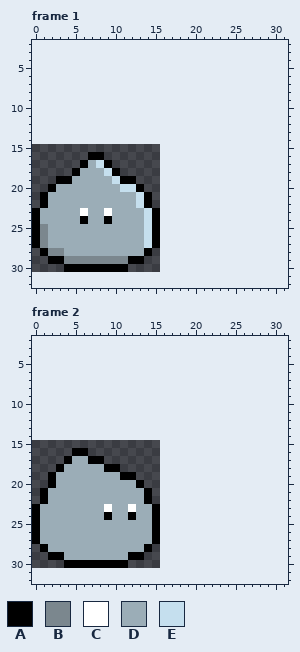
Two states of a pixel-art file, Assets/Visuals/Sprites/BLOB.aseprite. The picture above was drawn from the file before the commit.
16x16 pixels, 2 frames. Shown: frame 1: x 0..31, y 2..32; frame 2: x 0..31, y 2..32. The old version is drawn lined up with the new one, on the new canvas. The commit also changed other frames, which this record leaves out.
Palette (. is transparent): A #000000  B #7b878e  C #ffffff  D #9badb7  E #c5dfee
The result:
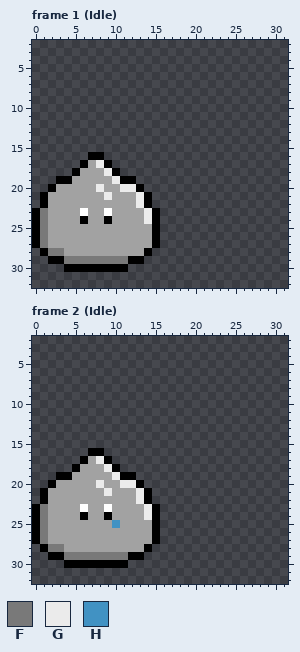
Colours new in this view: F #797979  G #ebebeb  H #4192c3
The exact change:
canvas 16x16 -> 32x47, the old top-left corner now at 0,15
Colour D changes from #9badb7 to #a2a2a2.
Frame 1 (Idle):
Colour E gives way to colour D in rows 25 to 27 at x 14.
Colour B gives way to colour F in rows 25 to 27 at x 1; in row 28 at x 2 to 3; in row 29 at x 4 to 11.
Colour D gives way to colour F in rows 23 to 24 at x 1.
Colour D gives way to colour G in row 20 at x 8; in row 21 at x 9.
Colour E gives way to colour G in row 17 at x 8; in row 18 at x 9; in row 19 at x 10; in row 20 at x 11 to 12; in rows 21 to 22 at x 13; in rows 23 to 24 at x 14.
Frame 2 (Idle):
The edit adds colour A in row 16 at x 7 to 8; in row 17 at x 9.
Colour D gives way to colour A in row 17 at x 6; in row 18 at x 5; in row 19 at x 3 to 4; in row 24 at x 6.
Colour D gives way to colour C in row 23 at x 6.
Colour A gives way to colour D in row 17 at x 7; in row 24 at x 12.
Colour C gives way to colour D in row 23 at x 12.
Colour D gives way to colour F in rows 23 to 27 at x 1; in row 28 at x 2 to 3; in row 29 at x 4 to 11.
Colour A gives way to colour G in row 17 at x 8; in row 18 at x 9.
Colour D gives way to colour G in row 19 at x 10; in row 20 at x 8 and 11 to 12; in row 21 at x 9 and 13; in row 22 at x 13; in rows 23 to 24 at x 14.
Colour D gives way to colour H in row 25 at x 10.
Colour A is gone in row 16 at x 5 to 6; in row 17 at x 4; in row 18 at x 3; in row 19 at x 2.
Colour D is gone in row 17 at x 5; in row 18 at x 4.
Where, in picture pixels (left, top, right, bottom), the same in both pictures:
changed: (40, 160, 152, 264)
changed: (40, 448, 152, 560)
